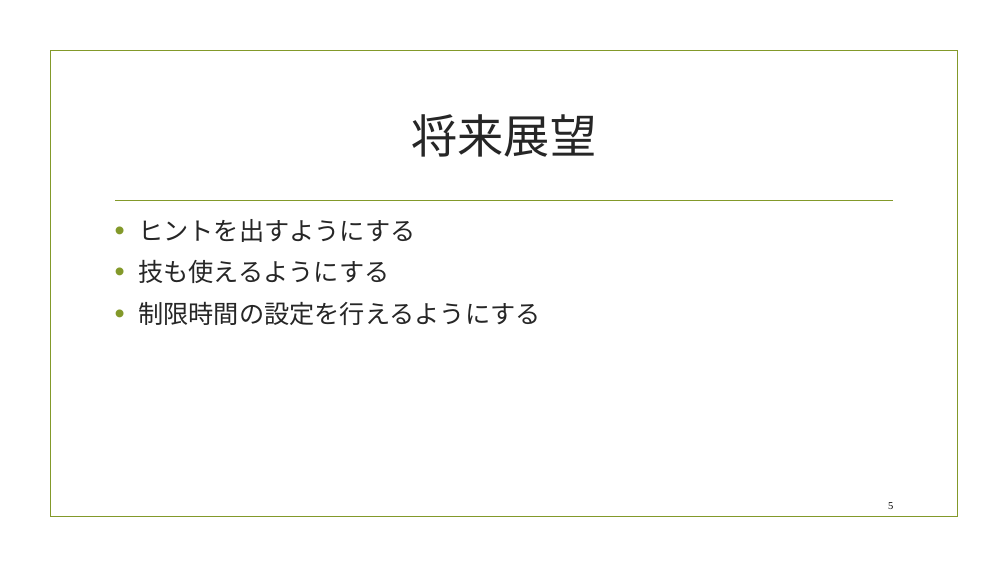
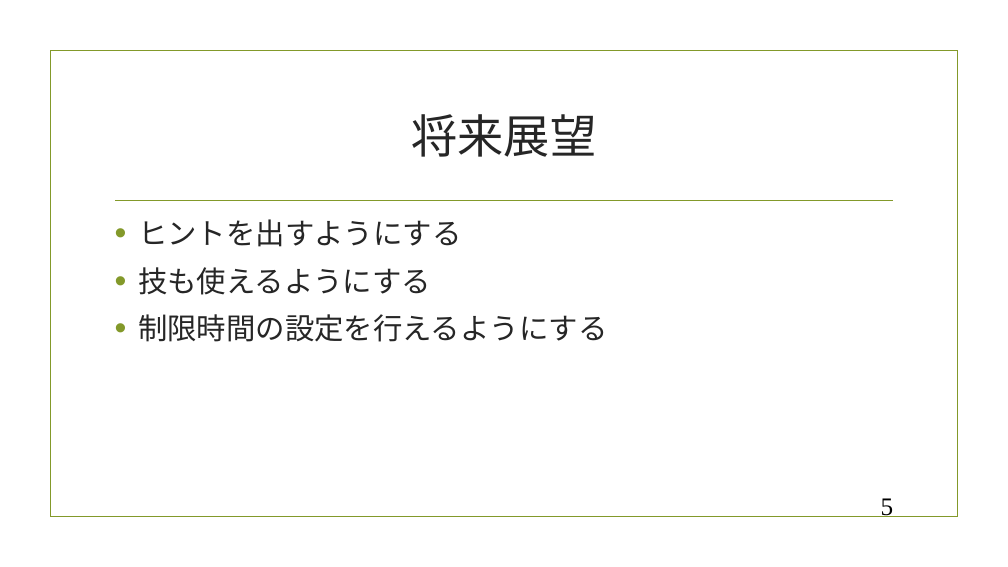
Before and after one commit to sho33/netprog2017-Final, a slide deck: slide 5 of netpro説明資料.pptx. Drawn at 1008x567 pixels with LibreOffice and Linux fonts; fonts in the diff are those of the drawing; background and template pictures are left out. Boxes give left, top, right and bottom in pixels: in the first picture for what was removed or moved away, otherwise in the second. Text is boxed around its words. In the diff, an @@ line names an element or a change of style, - is before the commit and + after.

```diff
--- a/netpro説明資料.pptx
+++ b/netpro説明資料.pptx
@@ text "ヒントを出すようにする" at box(138, 219, 607, 342): size 24 to 28 pt @@
@@ page number at box(881, 498, 894, 517): size 10 to 24 pt @@
```
Also in this commit, not shown: 3 other slides changed, 3 other files.
